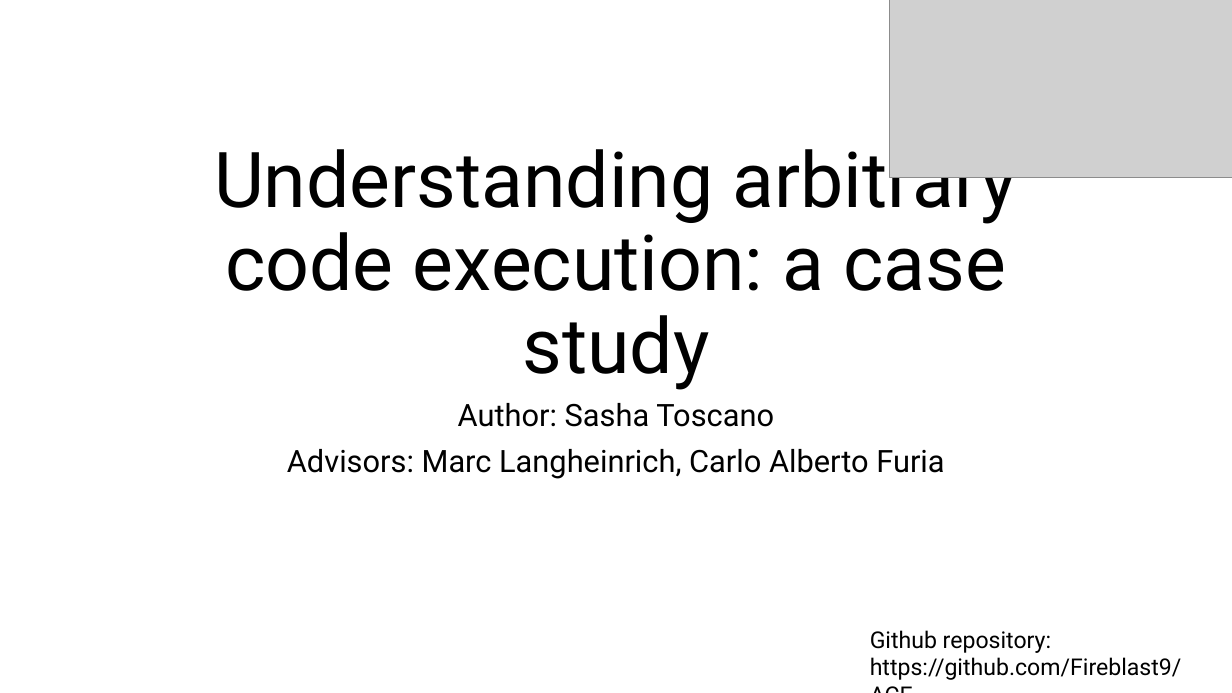
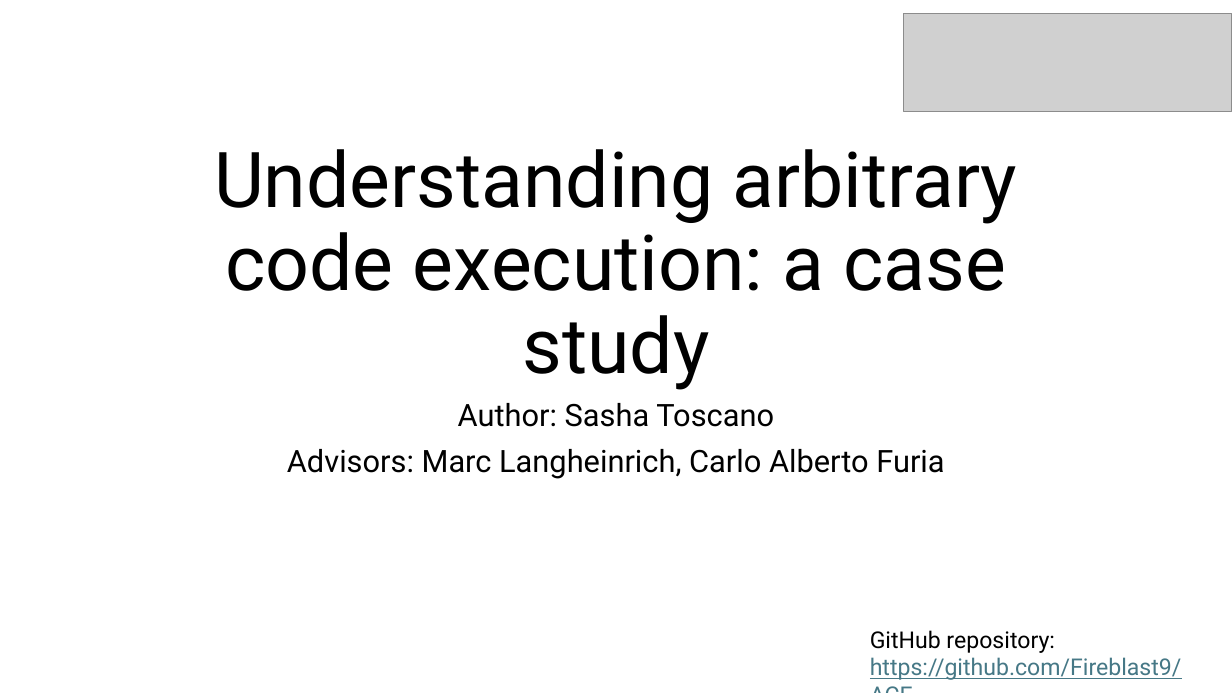
Before and after one commit to Fireblast9/ACE, a slide deck: slide 1 of ACE - Sasha Toscano.pptx. Drawn at 1232x693 pixels with LibreOffice and Linux fonts; fonts in the diff are those of the drawing; grey boxes stand for pictures. Boxes give left, top, right and bottom in pixels: in the first picture for what was removed or moved away, otherwise in the second. Text is boxed around its words. In the diff, an @@ line names an element or a change of style, - is before the commit and + after.

```diff
--- a/ACE - Sasha Toscano.pptx
+++ b/ACE - Sasha Toscano.pptx
@@ picture removed at [890, 0, 1232, 177] @@
@@ picture added at [904, 14, 1232, 112] @@
@@ text at [870, 630, 1055, 653]: text changed @@
-Github repository:
+GitHub repository:
@@ text at [870, 657, 1182, 680]: text colour #000000 to #467886, underline on in "https://github.com/Fireblast9/ACE" @@
```
Also in this commit, not shown: 2 other slides changed, 12 other files.
